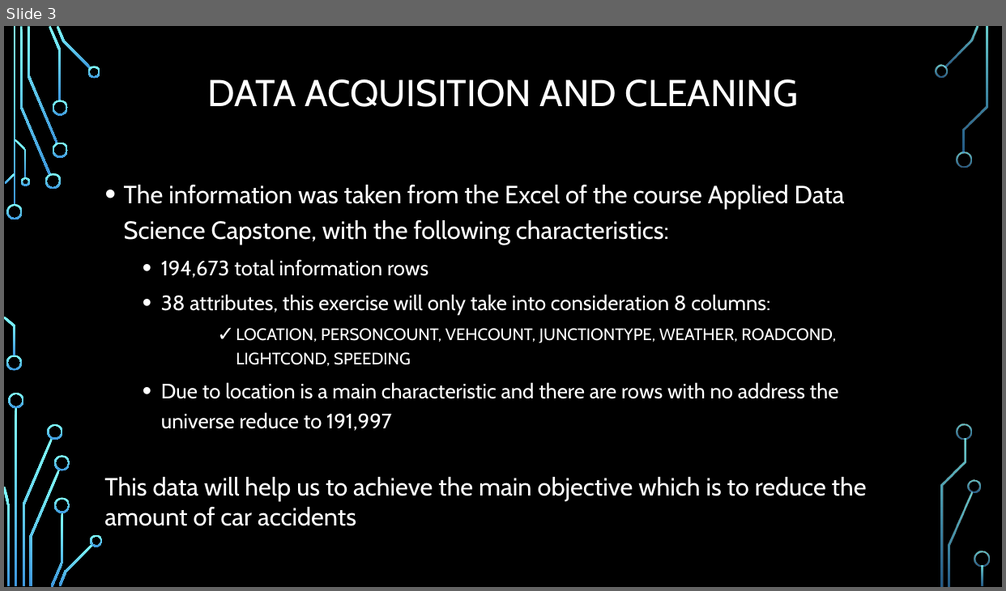
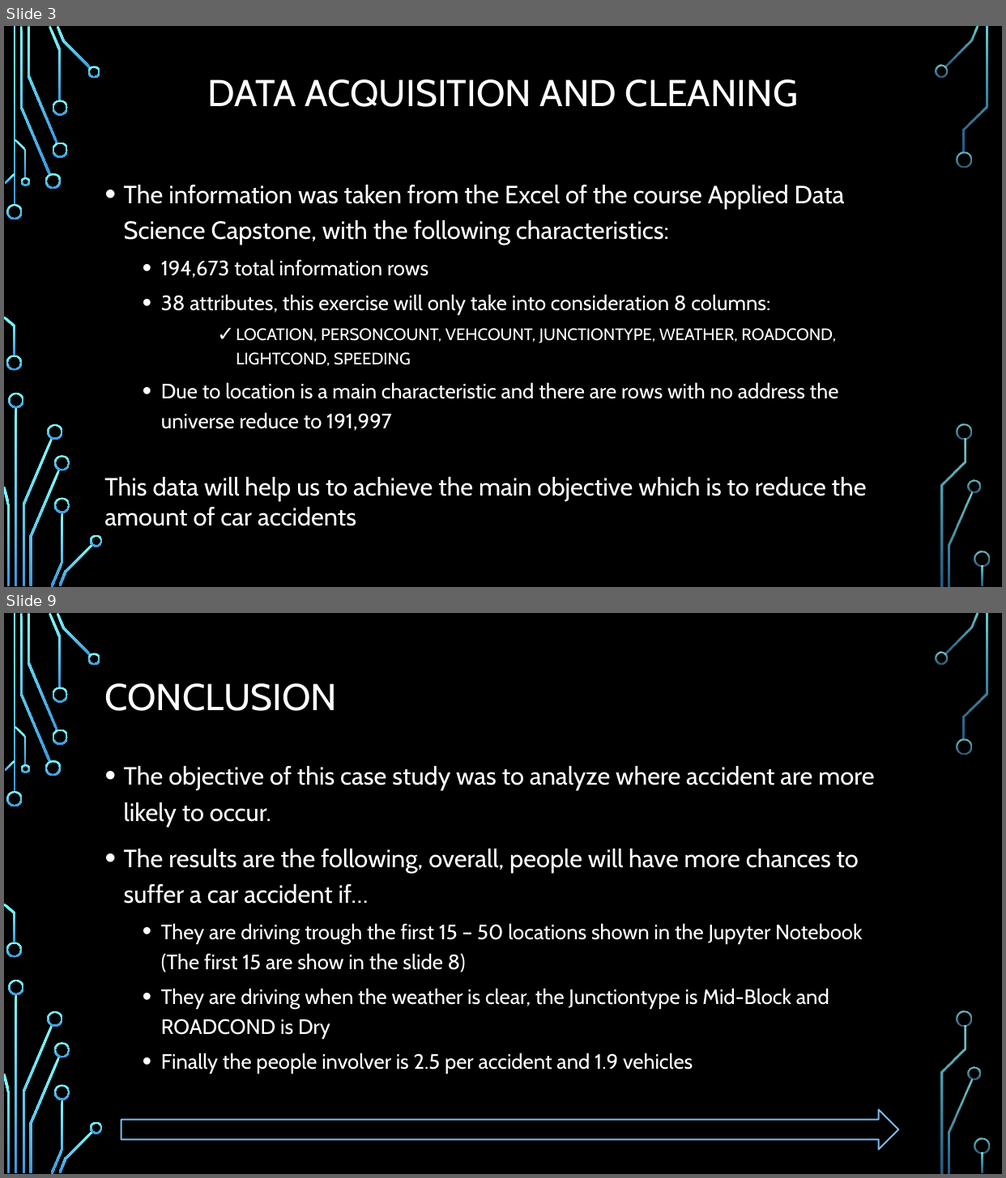
Before and after one commit to KarlaVega1201/Coursera_Capstone, a slide deck: Predict the severity of car accident.pptx. Shown one above the other, each under a label of ours: slide 3 before the commit, slides 3 and 9 after it; the slides between them are not shown. The pictures are 1006x591 and 1006x1178 pixels, drawn with LibreOffice and Linux fonts; fonts in the diff are those of the drawing; background and template pictures are left out. Boxes give left, top, right and bottom in pixels: in the first picture for what was removed or moved away, otherwise in the second. Text is boxed around its words. In the diff, an @@ line names an element or a change of style, - is before the commit and + after.

```diff
--- a/Predict the severity of car accident.pptx
+++ b/Predict the severity of car accident.pptx
@@ slide 9 added at (x1=4, y1=613, x2=1002, y2=1174), background picture (left out); not listed: 36 template elements that a slide beside it also shows @@
@@ title added at (x1=105, y1=683, x2=338, y2=711), 36 pt, text #FFFFFF @@
+CONCLUSION
@@ text added at (x1=124, y1=766, x2=874, y2=1074), 20 pt, text #FFFFFF @@
+• The objective of this case study was to analyze where accident are more likely to occur.
+• The results are the following, overall, people will have more chances to suffer a car accident if…
+  • They are driving trough the first 15 – 50 locations shown in the Jupyter Notebook (The first 15 are show in the slide 8)
+  • They are driving when the weather is clear, the Junctiontype is Mid-Block and ROADCOND is Dry
+  • Finally the people involver is 2.5 per accident and 1.9 vehicles
@@ right arrow added at (x1=121, y1=1110, x2=899, y2=1150), outline #7DBAE9 1.5 pt @@
```
Also in this commit, not shown: 5 other slides added.
